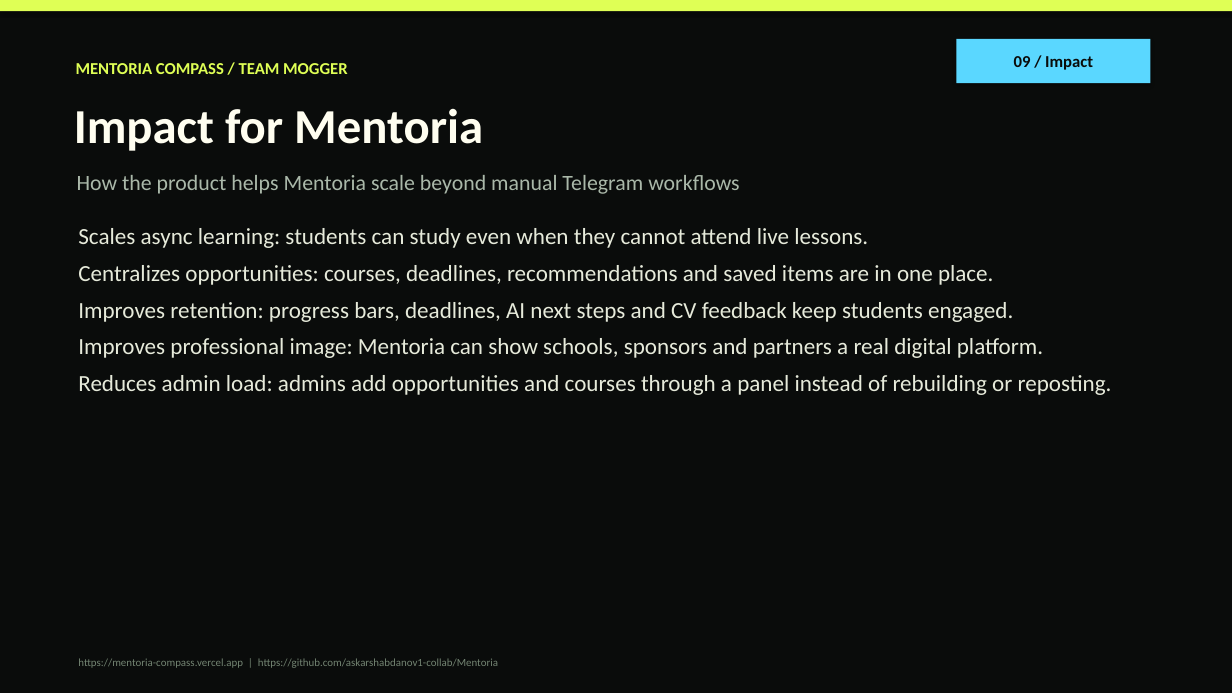
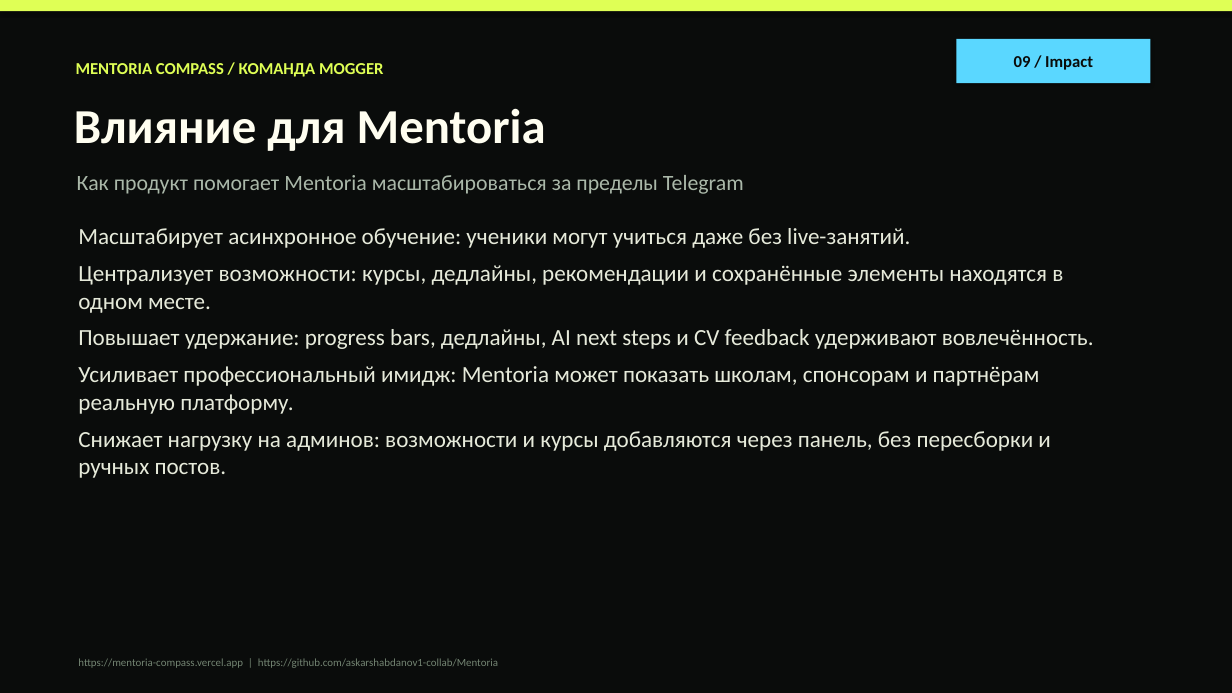
Before and after one commit to askarshabdanov1-collab/Mentoria, a slide deck: slide 9 of Mentoria_Compass_Mogger_Presentation.pptx. Drawn at 1232x693 pixels with LibreOffice and Linux fonts; fonts in the diff are those of the drawing. Boxes give left, top, right and bottom in pixels: in the first picture for what was removed or moved away, otherwise in the second. Text is boxed around its words. In the diff, an @@ line names an element or a change of style, - is before the commit and + after.

```diff
--- a/Mentoria_Compass_Mogger_Presentation.pptx
+++ b/Mentoria_Compass_Mogger_Presentation.pptx
@@ text at (76,63,384,77): text changed @@
-MENTORIA COMPASS / TEAM MOGGER
+MENTORIA COMPASS / КОМАНДА MOGGER
@@ text at (74,108,546,151): text changed @@
-Impact for Mentoria
+Влияние для Mentoria
@@ text at (77,175,744,194): text changed @@
-How the product helps Mentoria scale beyond manual Telegram workflows
+Как продукт помогает Mentoria масштабироваться за пределы Telegram
@@ text at (78,228,1094,478): text changed @@
-Scales async learning: students can study even when they cannot attend live lessons.
-Centralizes opportunities: courses, deadlines, recommendations and saved items are in one place.
-Improves retention: progress bars, deadlines, AI next steps and CV feedback keep students engaged.
-Improves professional image: Mentoria can show schools, sponsors and partners a real digital platform.
-Reduces admin load: admins add opportunities and courses through a panel instead of rebuilding or reposting.
+Масштабирует асинхронное обучение: ученики могут учиться даже без live-занятий.
+Централизует возможности: курсы, дедлайны, рекомендации и сохранённые элементы находятся в одном месте.
+Повышает удержание: progress bars, дедлайны, AI next steps и CV feedback удерживают вовлечённость.
+Усиливает профессиональный имидж: Mentoria может показать школам, спонсорам и партнёрам реальную платформу.
+Снижает нагрузку на админов: возможности и курсы добавляются через панель, без пересборки и ручных постов.
```
Also in this commit, not shown: 8 other slides changed, 1 slide added, 1 slide removed, 2 other files.
